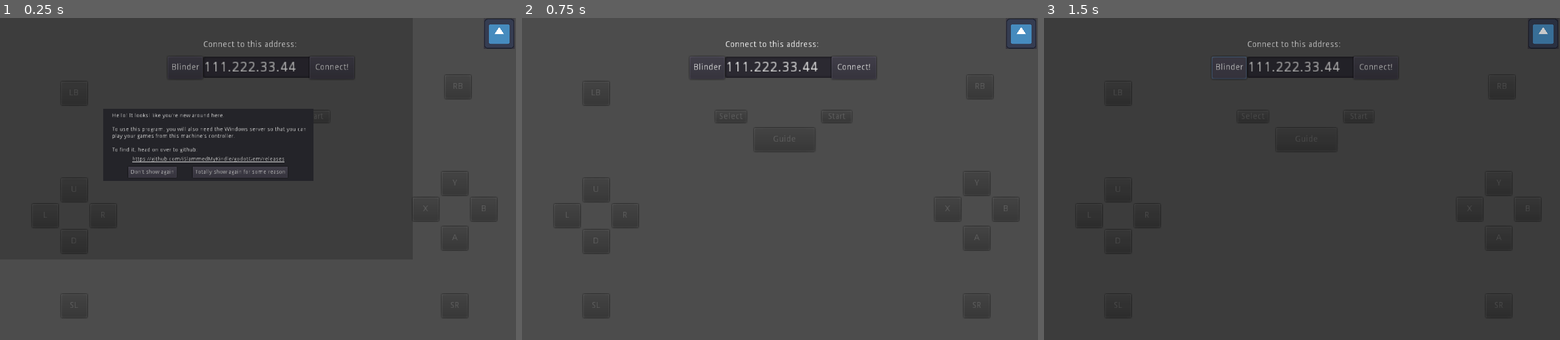
Above: before the commit, frames 1-3 (left to right).
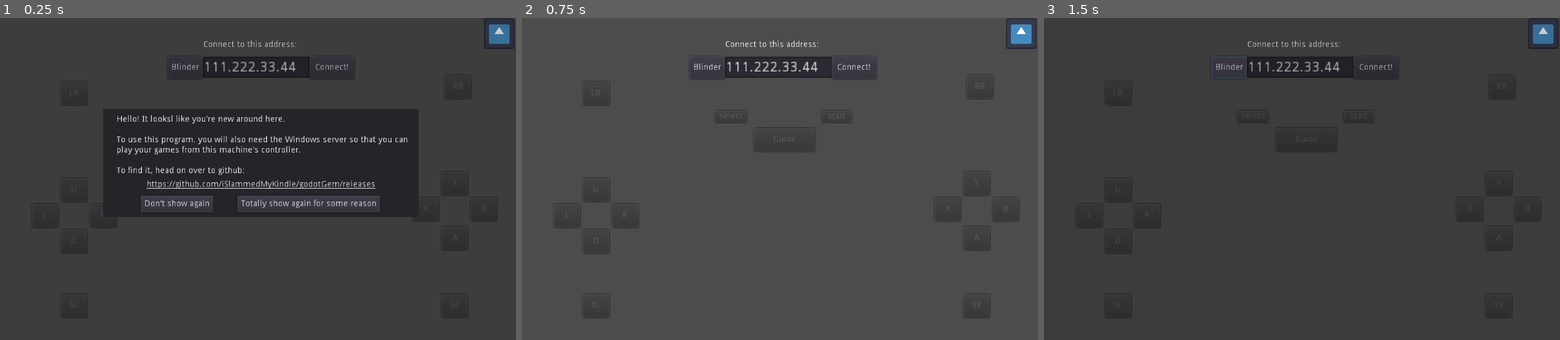
Above: after the commit, the same moments.

Repository: iSlammedMyKindle/godotGem
Game: Godot game, scene res://Main.tscn
Two runs of this game, one before a commit and one after it. Both use one fixed random seed, a clock stepped at 60 frames per second and the inputs below. The engine's default icon, where the game draws it, is replaced by a stand-in: a white triangle on a blue panel in a dark square.
Inputs:
- Up to frame 1 (0.25 s): no input
- Up to frame 2 (0.75 s): click "Don't show again" at 0.5 s
- Up to frame 3 (1.5 s): click "Blinder" at 1.25 s

The runs differ from the first frame. In frame 1, 11% of the frame differs, in the area x 20-99%, y 2-62%; in frame 2, nothing differs; in frame 3, nothing differs.

Commit message:
adjusted first time run ui

Diff:
--- a/client/firstTimeRun.tscn
+++ b/client/firstTimeRun.tscn
@@ -7,8 +7,8 @@
 script = ExtResource( 1 )
 
 [node name="bg" type="ColorRect" parent="."]
-margin_right = 1024.0
-margin_bottom = 600.0
+margin_right = 1280.0
+margin_bottom = 800.0
 color = Color( 0, 0, 0, 0.196078 )
 
 [node name="Panel" type="Panel" parent="."]
@@ -16,6 +16,7 @@
 margin_top = 225.0
 margin_right = 778.0
 margin_bottom = 405.0
+rect_scale = Vector2( 1.5, 1.5 )
 
 [node name="Label" type="Label" parent="Panel"]
 margin_left = 22.0
